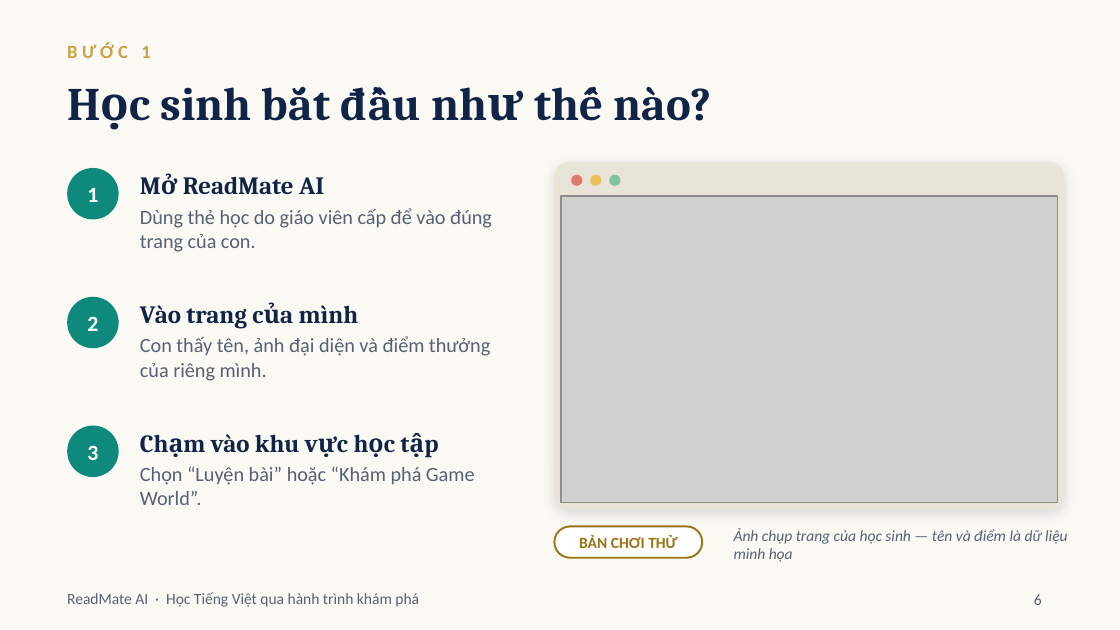
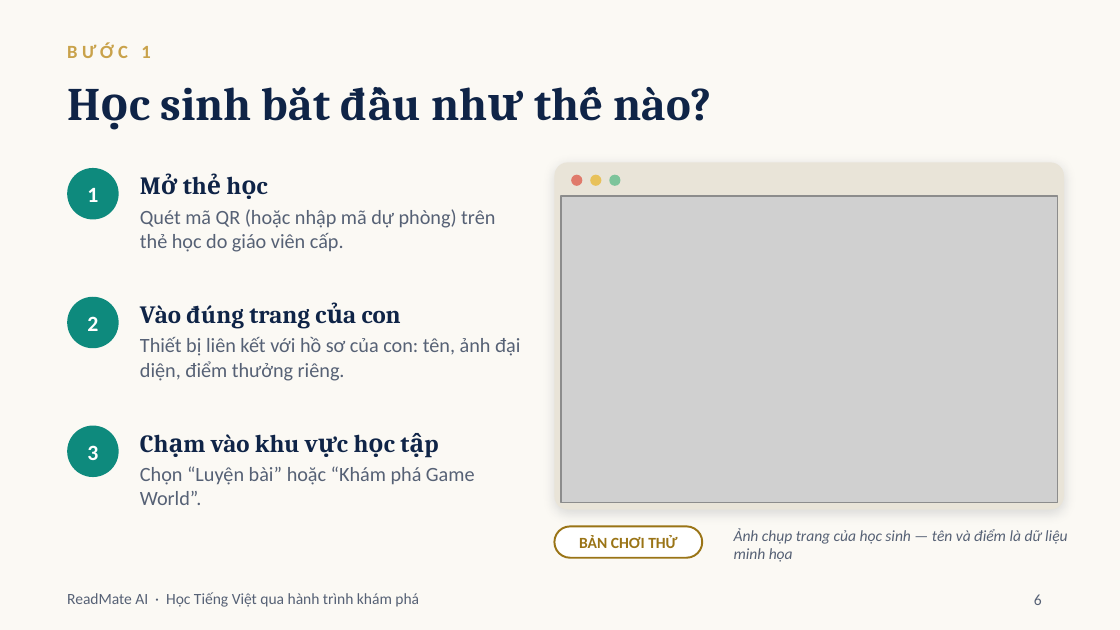
Before and after one commit to ThaiTaka/ReadMateAI, a slide deck: slide 6 of docs/presentations/ReadMateAI_BaoCaoDuAn.pptx. Drawn at 1120x630 pixels with LibreOffice and Linux fonts; fonts in the diff are those of the drawing; grey boxes stand for pictures. Boxes give left, top, right and bottom in pixels: in the first picture for what was removed or moved away, otherwise in the second. Text is boxed around its words. In the diff, an @@ line names an element or a change of style, - is before the commit and + after.

```diff
--- a/docs/presentations/ReadMateAI_BaoCaoDuAn.pptx
+++ b/docs/presentations/ReadMateAI_BaoCaoDuAn.pptx
@@ text at (x1=183, y1=176, x2=324, y2=194): text changed @@
-Mở ReadMate AI
+Mở thẻ học
@@ text at (x1=140, y1=209, x2=495, y2=252): text changed @@
-Dùng thẻ học do giáo viên cấp để vào đúng trang của con.
+Quét mã QR (hoặc nhập mã dự phòng) trên thẻ học do giáo viên cấp.
@@ text at (x1=140, y1=305, x2=401, y2=328): text changed @@
-Vào trang của mình
+Vào đúng trang của con
@@ text at (x1=140, y1=337, x2=520, y2=381): text changed @@
-Con thấy tên, ảnh đại diện và điểm thưởng của riêng mình.
+Thiết bị liên kết với hồ sơ của con: tên, ảnh đại diện, điểm thưởng riêng.
```
Also in this commit, not shown: 7 other slides changed, 3 slides added, 2 slides removed, 10 other files.
